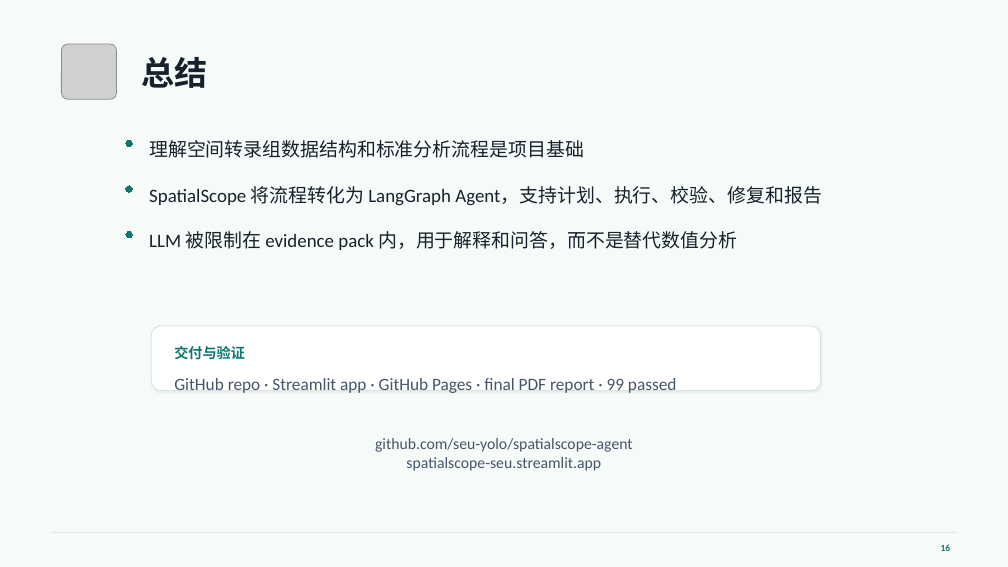
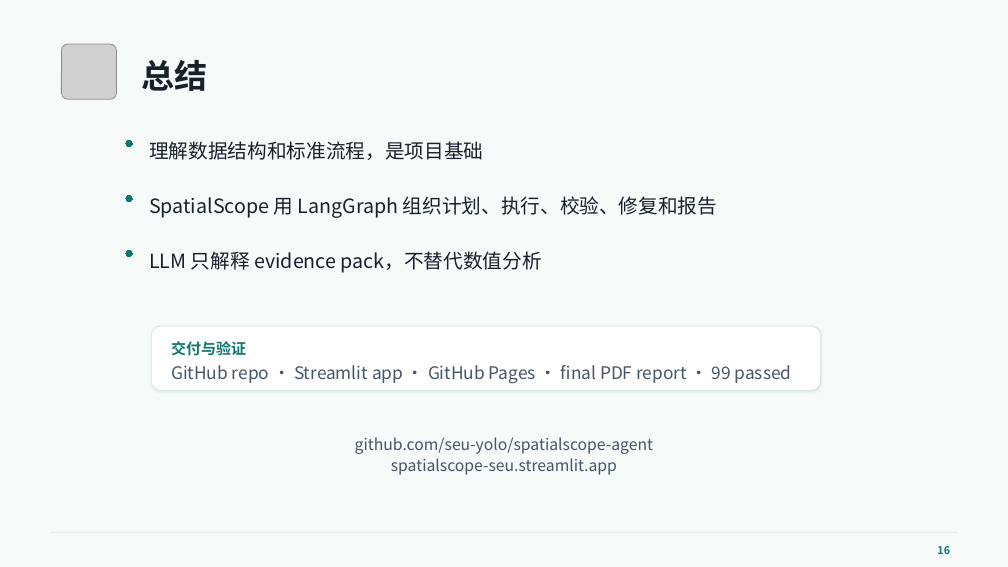
Before and after one commit to seu-yolo/spatialscope-agent, a slide deck: slide 16 of reports/SpatialScope_Agent_Presentation.pptx. Drawn at 1008x567 pixels with LibreOffice and Linux fonts; fonts in the diff are those of the drawing; grey boxes stand for pictures. Boxes give left, top, right and bottom in pixels: in the first picture for what was removed or moved away, otherwise in the second. Text is boxed around its words. In the diff, an @@ line names an element or a change of style, - is before the commit and + after.

```diff
--- a/reports/SpatialScope_Agent_Presentation.pptx
+++ b/reports/SpatialScope_Agent_Presentation.pptx
@@ text at bbox=[149, 141, 483, 160]: text changed; size 18 to 18.8 pt; font Calibri to Noto Sans CJK SC @@
-理解空间转录组数据结构和标准分析流程是项目基础
+理解数据结构和标准流程，是项目基础
@@ ellipse: place and size @@
-ellipse at bbox=[126, 186, 132, 192]
+ellipse at bbox=[126, 195, 132, 201]
@@ text at bbox=[149, 196, 717, 218]: text changed; size 18 to 18.8 pt; font Calibri to Noto Sans CJK SC @@
-SpatialScope 将流程转化为 LangGraph Agent，支持计划、执行、校验、修复和报告
+SpatialScope 用 LangGraph 组织计划、执行、校验、修复和报告
@@ ellipse: place and size @@
-ellipse at bbox=[126, 231, 132, 237]
+ellipse at bbox=[126, 250, 132, 256]
@@ text at bbox=[149, 251, 542, 273]: text changed; size 18 to 18.8 pt; font Calibri to Noto Sans CJK SC @@
-LLM 被限制在 evidence pack 内，用于解释和问答，而不是替代数值分析
+LLM 只解释 evidence pack，不替代数值分析
@@ font Calibri to Noto Sans CJK SC; line spacing 1 to 1.08 in 3 elements at bbox=[141, 60, 207, 91], bbox=[355, 437, 653, 475], bbox=[171, 365, 792, 384] @@
@@ text "交付与验证" at bbox=[171, 341, 246, 356]: size 13.5 to 14.2 pt, font Calibri to Noto Sans CJK SC; line spacing 1 to 1.08 @@
@@ text "GitHub repo · Streamlit app ...": place and size @@
-text "GitHub repo · Streamlit app ..." at bbox=[174, 378, 677, 393]
+text "GitHub repo · Streamlit app ..." at bbox=[171, 365, 792, 384]
@@ text "16" at bbox=[937, 546, 950, 554]: size 9 to 10.1 pt, font Calibri to Noto Sans CJK SC; line spacing 1 to 1.08 @@
```
Also in this commit, not shown: 15 other slides changed.
